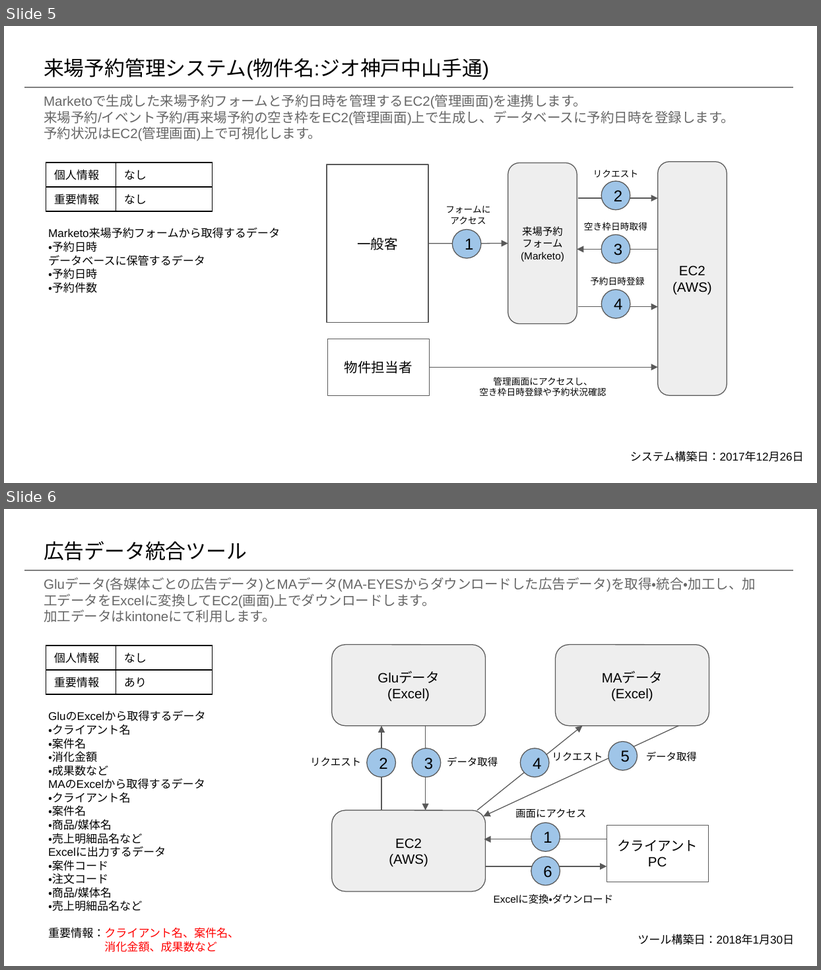
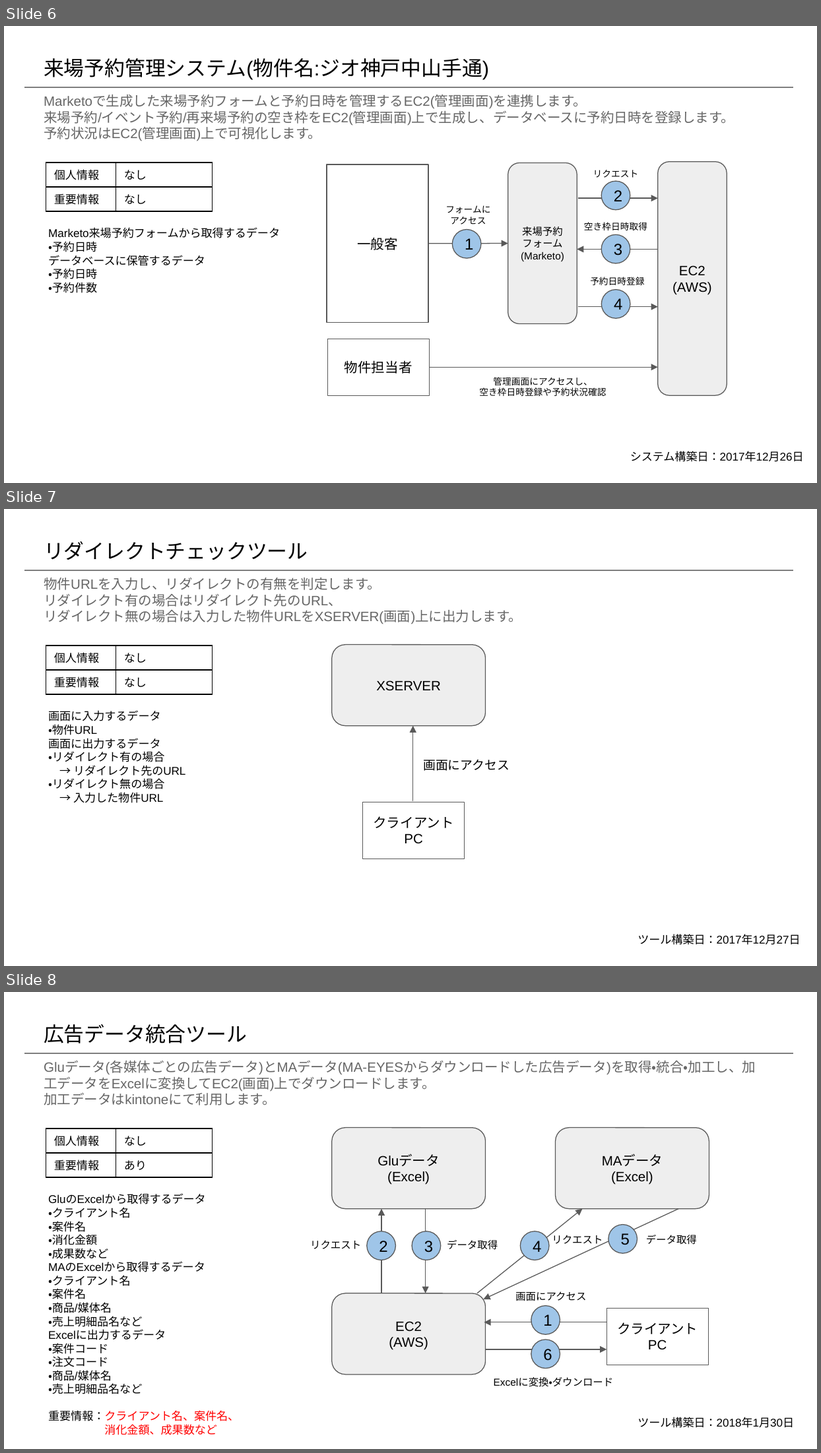
Before and after one commit to prime-x-co-ltd/px-overview, a slide deck: docs/aws/aws-自社開発システム構成図.pptx. Shown one above the other, each under a label of ours: slides 5 and 6 before the commit, slides 6, 7 and 8 after it. The pictures are 821x970 and 821x1453 pixels, drawn with LibreOffice and Linux fonts; fonts in the diff are those of the drawing. Boxes give left, top, right and bottom in pixels: in the first picture for what was removed or moved away, otherwise in the second. Text is boxed around its words. In the diff, an @@ line names an element or a change of style, - is before the commit and + after.

```diff
--- a/docs/aws/aws-自社開発システム構成図.pptx
+++ b/docs/aws/aws-自社開発システム構成図.pptx
@@ slide 7 added at bbox=[4, 509, 817, 966], background #FFFFFF @@
@@ title added at bbox=[44, 541, 308, 560], 18 pt, text #000000 @@
+リダイレクトチェックツール
@@ line added from (24, 570) to (793, 570), #7F7F7F 0.75 pt @@
@@ text added at bbox=[44, 578, 522, 624], 12 pt, text #666666 @@
+物件URLを入力し、リダイレクトの有無を判定します。
+リダイレクト有の場合はリダイレクト先のURL、
+リダイレクト無の場合は入力した物件URLをXSERVER(画面)上に出力します。
@@ table added at bbox=[46, 646, 213, 912], 2 rows, 2 columns @@
+個人情報 | なし
+重要情報 | なし
@@ rounded rectangle added at bbox=[331, 645, 485, 726], fill #EEEEEE, outline #595959 0.75 pt, 12 pt, text #000000 @@
+XSERVER
@@ text added at bbox=[48, 710, 186, 803], 10 pt, text #000000 @@
+画面に入力するデータ
+・物件URL
+画面に出力するデータ
+・リダイレクト有の場合
+→ リダイレクト先のURL
+・リダイレクト無の場合
+→ 入力した物件URL
@@ arrow added from (413, 801) to (413, 726), #595959 0.75 pt @@
@@ text added at bbox=[423, 760, 510, 771], 11 pt, text #000000 @@
+画面にアクセス
@@ rectangle added at bbox=[362, 803, 464, 859], outline #595959 0.75 pt, 12 pt, text #000000 @@
+クライアント
+PC
@@ text added at bbox=[638, 934, 800, 945], 10 pt, text #000000 @@
+ツール構築日：2017年12月27日
@@ what was slide 5 is now slide 6 @@
@@ what was slide 6 is now slide 8 @@
```
Also in this commit, not shown: 3 slides changed, 1 slide removed.
